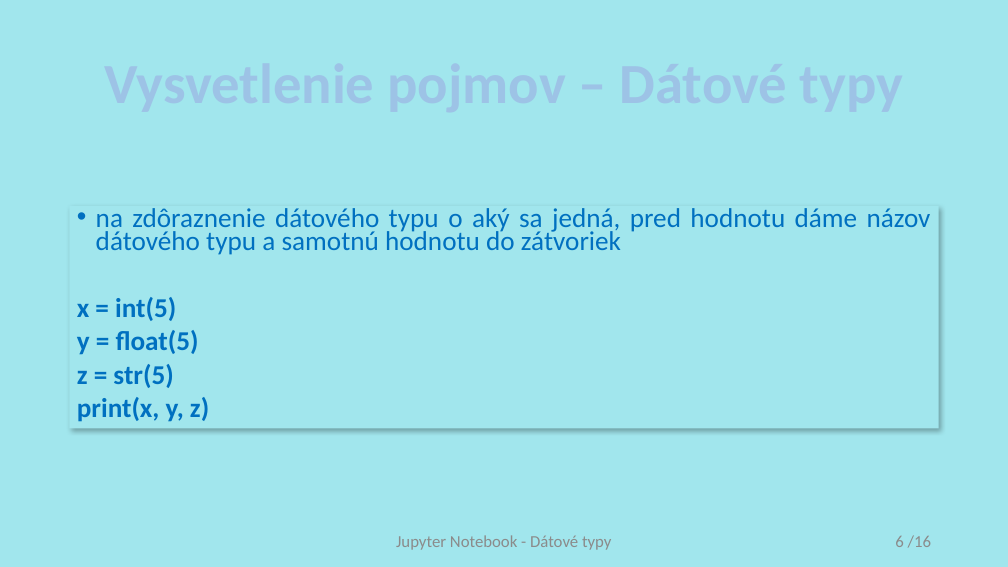
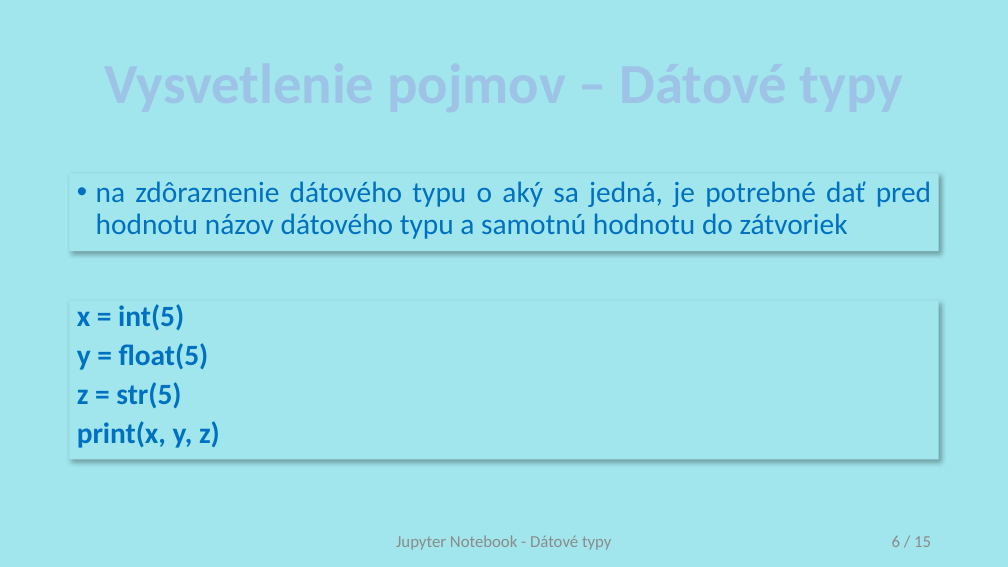
Before and after one commit to xcerni13/diplomova-praca, a slide deck: slide 6 of Prezentacie/3. Datove typy.pptx. Drawn at 1008x567 pixels with LibreOffice and Linux fonts; fonts in the diff are those of the drawing. Boxes give left, top, right and bottom in pixels: in the first picture for what was removed or moved away, otherwise in the second. Text is boxed around its words. In the diff, an @@ line names an element or a change of style, - is before the commit and + after.

```diff
--- a/Prezentacie/3. Datove typy.pptx
+++ b/Prezentacie/3. Datove typy.pptx
@@ text "na zdôraznenie dátového typu o ...": place and size @@
-text "na zdôraznenie dátového typu o ..." at [70,206,939,428]
+text "na zdôraznenie dátového typu o ..." at [70,173,939,251]
@@ text at [96,181,931,239]: text changed; size 25.9 to 28 pt @@
-• na zdôraznenie dátového typu o aký sa jedná, pred hodnotu dáme názov dátového typu a samotnú hodnotu do zátvoriek
-x = int(5)
-y = float(5)
-z = str(5)
-print(x, y, z)
+• na zdôraznenie dátového typu o aký sa jedná, je potrebné dať pred hodnotu názov dátového typu a samotnú hodnotu do zátvoriek
@@ rectangle added at [70,301,939,460], fill #A1E6ED, 28 pt, text #0070C0, bold @@
+x = int(5)
+y = float(5)
+z = str(5)
+print(x, y, z)
@@ page number at [892,536,931,547]: text changed @@
-6 /16
+6 / 15
```
Also in this commit, not shown: 5 other slides changed, 1 slide removed, 9 other files.
